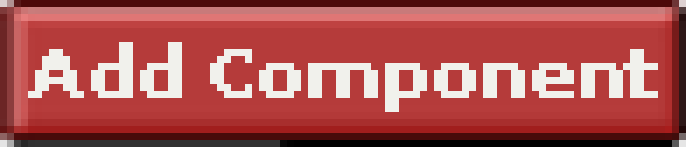
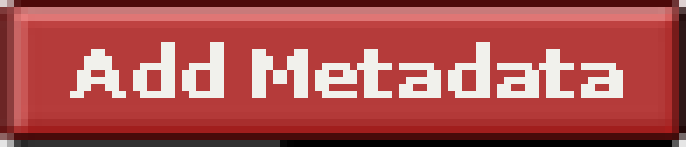
Layered file, before and after one edit (686x147). Changes by layer:
added layer "Add Metadata" above "Add Component" over 70, 42, 609, 98
hid "Add Component" over 28, 42, 658, 112
